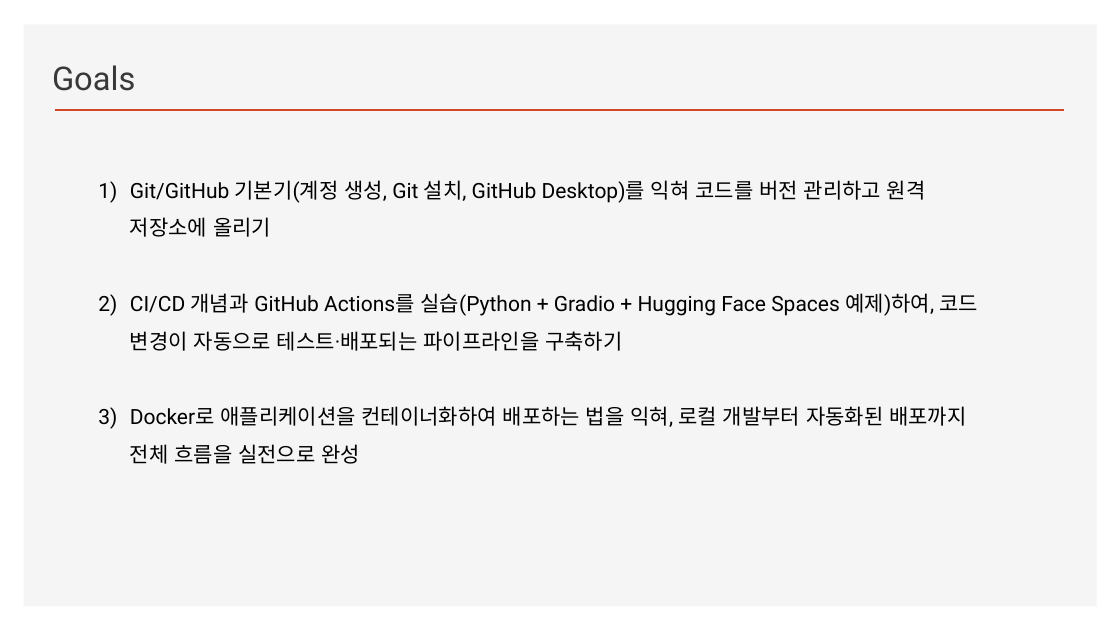
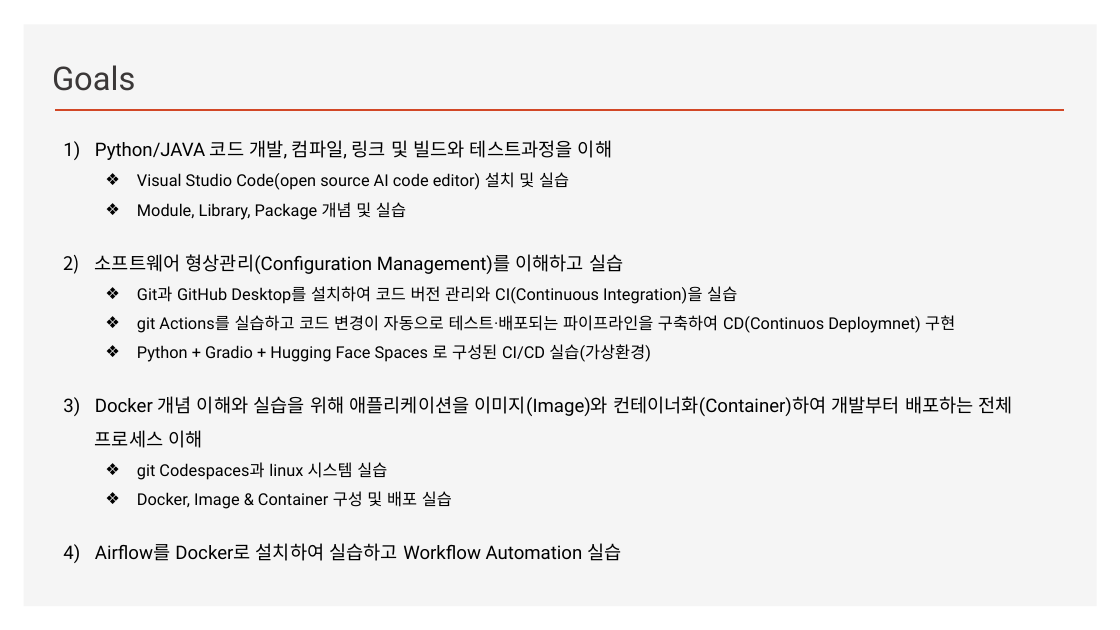
Before and after one commit to ancestor9/2026_Fall_AI-Workflow, a slide deck: slide 3 of PPTs/App Deployment.pptx (slide 2 before the commit). Drawn at 1120x630 pixels with LibreOffice and Linux fonts; fonts in the diff are those of the drawing; background and template pictures are left out. Boxes give left, top, right and bottom in pixels: in the first picture for what was removed or moved away, otherwise in the second. Text is boxed around its words. In the diff, an @@ line names an element or a change of style, - is before the commit and + after.

```diff
--- a/PPTs/App Deployment.pptx
+++ b/PPTs/App Deployment.pptx
@@ text at [95, 140, 1013, 561]: text changed; size 18 to 14 pt @@
-1) Git/GitHub 기본기(계정 생성, Git 설치, GitHub Desktop)를 익혀 코드를 버전 관리하고 원격 저장소에 올리기
-2) CI/CD 개념과 GitHub Actions를 실습(Python + Gradio + Hugging Face Spaces 예제)하여, 코드 변경이 자동으로 테스트·배포되는 파이프라인을 구축하기
-3) Docker로 애플리케이션을 컨테이너화하여 배포하는 법을 익혀, 로컬 개발부터 자동화된 배포까지 전체 흐름을 실전으로 완성
+1) Python/JAVA 코드 개발, 컴파일, 링크 및 빌드와 테스트과정을 이해
+  ❖ Visual Studio Code(open source AI code editor) 설치 및 실습
+  ❖ Module, Library, Package 개념 및 실습
+2) 소프트웨어 형상관리(Configuration Management)를 이해하고 실습
+  ❖ Git과 GitHub Desktop를 설치하여 코드 버전 관리와 CI(Continuous Integration)을 실습
+  ❖ git Actions를 실습하고 코드 변경이 자동으로 테스트·배포되는 파이프라인을 구축하여 CD(Continuos Deploymnet) 구현
+  ❖ Python + Gradio + Hugging Face Spaces 로 구성된 CI/CD 실습(가상환경)
+3) Docker 개념 이해와 실습을 위해 애플리케이션을 이미지(Image)와 컨테이너화(Container)하여 개발부터 배포하는 전체 프로세스 이해
+  ❖ git Codespaces과 linux 시스템 실습
+  ❖ Docker, Image & Container 구성 및 배포 실습
+4) Airflow를 Docker로 설치하여 실습하고 Workflow Automation 실습
```
Also in this commit, not shown: 6 other slides changed, 18 slides added.
